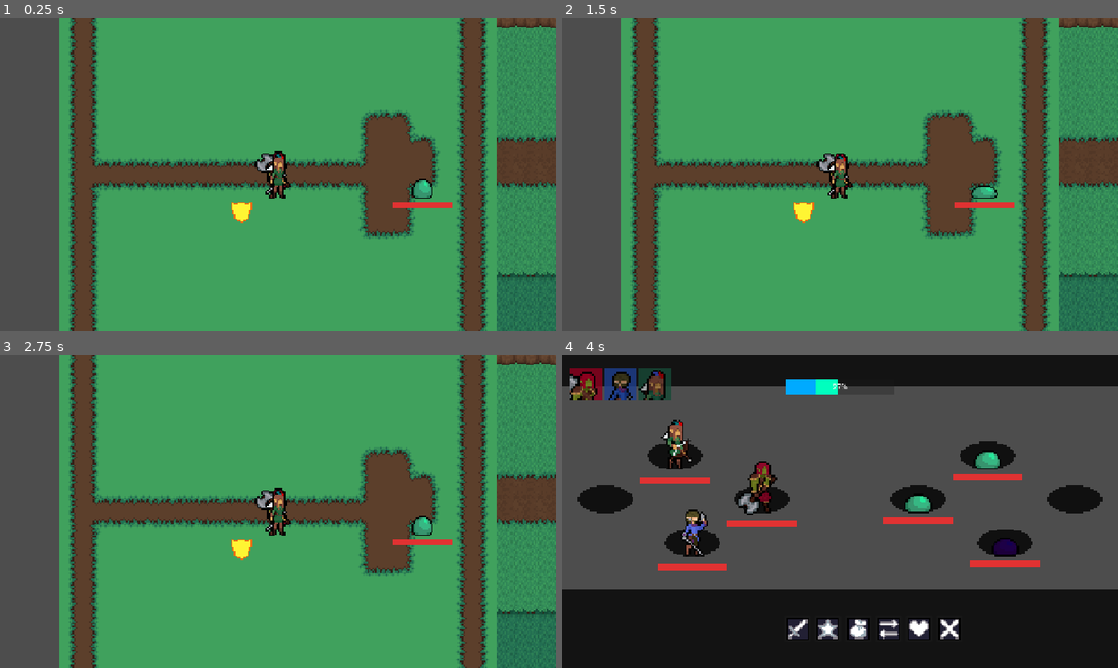
Above: before the commit, frames 1-4 (two rows, left to right).
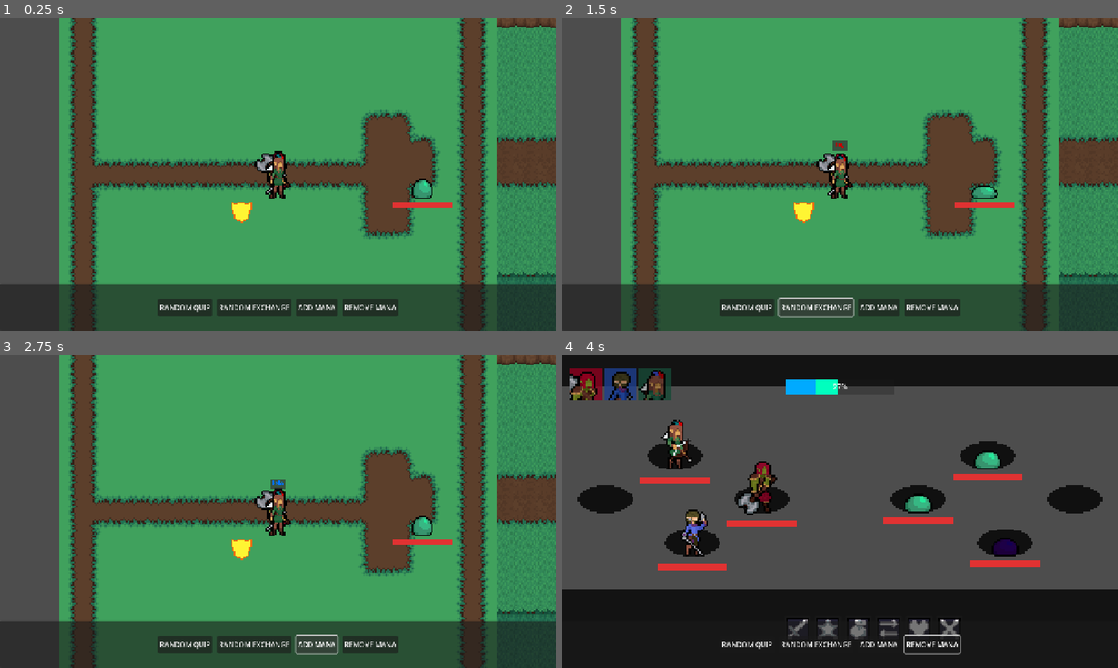
Above: after the commit, the same moments.

Repository: articrus/PROJECT_STARDUST
Game: Godot game, scene res://areas/test_level.tscn
Same seed, same stepped clock (60 frames per second), same inputs: the game is played once before the commit and once after it.
Inputs (mouse positions are in pixels of both pictures, inside the frame that each line leads up to):
- Up to frame 1 (0.25 s): no input
- Up to frame 2 (1.5 s): click (745, 305) at 0.5 s, where only the run after the commit has a clickable "RANDOM QUIP"; click (817, 305) at 1.25 s, where only the run after the commit has a clickable "RANDOM EXCHANGE"
- Up to frame 3 (2.75 s): click (316, 642) at 2 s, where only the run after the commit has a clickable "ADD MANA"
- Up to frame 4 (4 s): click (934, 642) at 2.75 s, where only the run after the commit has a clickable "REMOVE MANA"; move the mouse to (962, 495) at 3.52 s; hold D (move_right) from 3.53 s (still down); click (962, 495) at 3.6 s

The runs differ from the first frame. In frame 1, 15% of the frame differs, in the area x 0-100%, y 85-100%; in frame 2, 15%, in the area x 0-100%, y 39-100%; in frame 3, 15%; in frame 4, 1.3%.

Commit message:
Update to Dialogue System
-Implementing JSON file reading to ease the reading/creation/editing dialogue lines
-Currently can read and add for standard quips for players, need to implement for the dialogue manager's two-party lines (RED_GRN, RED_BLU, GRN_BLU, ect.)

Diff:
--- a/areas/test_level.tscn
+++ b/areas/test_level.tscn
@@ -142,7 +142,6 @@
 texture = ExtResource("3_tjibp")
 
 [node name="CanvasLayer" type="CanvasLayer" parent="."]
-visible = false
 
 [node name="TestUI" type="Control" parent="CanvasLayer"]
 layout_mode = 3
@@ -194,6 +193,7 @@
 layout_mode = 2
 text = "REMOVE MANA"
 
+[connection signal="pressed" from="CanvasLayer/TestUI/Panel/HBoxContainer/QuipButton" to="CanvasLayer/TestUI" method="_on_quip_button_pressed"]
 [connection signal="pressed" from="CanvasLayer/TestUI/Panel/HBoxContainer/ChatButton" to="CanvasLayer/TestUI" method="_on_chat_button_pressed"]
 [connection signal="pressed" from="CanvasLayer/TestUI/Panel/HBoxContainer/ManaAdd" to="CanvasLayer/TestUI" method="_on_mana_add_pressed"]
 [connection signal="pressed" from="CanvasLayer/TestUI/Panel/HBoxContainer/ManaRem" to="CanvasLayer/TestUI" method="_on_mana_rem_pressed"]
--- a/characters/enemies/new_slime.tscn
+++ b/characters/enemies/new_slime.tscn
@@ -49,6 +49,7 @@
 [node name="CharacterEssentials" parent="." instance=ExtResource("13_hm4ux")]
 voice = ExtResource("4_v2bpy")
 quips = ExtResource("3_4pilr")
+text_color = Color(1, 1, 1, 1)
 
 [node name="DialogueMarker" parent="CharacterEssentials" index="0"]
 position = Vector2(0, -2)
--- a/characters/enemies/slime.tscn
+++ b/characters/enemies/slime.tscn
@@ -48,6 +48,7 @@
 [node name="CharacterEssentials" parent="." instance=ExtResource("13_aodrb")]
 voice = ExtResource("4_tt4in")
 quips = ExtResource("3_7gskj")
+text_color = Color(1, 1, 1, 1)
 
 [node name="DialogueMarker" parent="CharacterEssentials" index="0"]
 position = Vector2(0, -2)
--- a/characters/players/blu_player.tscn
+++ b/characters/players/blu_player.tscn
@@ -30,6 +30,7 @@
 [node name="CharacterEssentials" parent="." instance=ExtResource("9_3p33f")]
 voice = ExtResource("3_a7ju7")
 quips = ExtResource("2_auu6t")
+text_color = Color(0, 0.4509804, 1, 1)
 
 [node name="DialogueMarker" parent="CharacterEssentials" index="0"]
 position = Vector2(0, -18)
--- a/characters/players/grn_player.tscn
+++ b/characters/players/grn_player.tscn
@@ -29,6 +29,7 @@
 [node name="CharacterEssentials" parent="." instance=ExtResource("9_sj85k")]
 voice = ExtResource("7_5locy")
 quips = ExtResource("9_5locy")
+text_color = Color(0, 0.7058824, 0, 1)
 
 [node name="DialogueMarker" parent="CharacterEssentials" index="0"]
 position = Vector2(0, -18)
--- a/characters/players/red_player.tscn
+++ b/characters/players/red_player.tscn
@@ -28,6 +28,7 @@
 [node name="CharacterEssentials" parent="." instance=ExtResource("9_pddfh")]
 voice = ExtResource("7_ty7vw")
 quips = ExtResource("2_ejs2h")
+text_color = Color(0.78431374, 0, 0, 1)
 
 [node name="DialogueMarker" parent="CharacterEssentials" index="0"]
 position = Vector2(0, -19)
--- a/dialogue/player_quips/adrikel.tres
+++ b/dialogue/player_quips/adrikel.tres
@@ -1,10 +1,10 @@
-[gd_resource type="Resource" script_class="Dialogue_Tree" load_steps=2 format=3 uid="uid://duawik2hq45oa"]
+[gd_resource type="Resource" script_class="Character_Quips" load_steps=2 format=3 uid="uid://duawik2hq45oa"]
 
 [ext_resource type="Script" uid="uid://b7uwnj8w45sb4" path="res://scripts/dialogue/character_quips.gd" id="1_s7q71"]
 
 [resource]
 script = ExtResource("1_s7q71")
-text_color = Color(0.78431374, 0, 0, 1)
+battle_start = ["", null, null]
 skip_quotes = Array[String](["I must wait", "Not yet", "Hold...", "Patience", "I must get ready", "Next turn"])
 crit_quotes = Array[String](["*snort*", "Raaaah!", "I feel alive!", "Cower babies!", "Ha-ha-ha!"])
 metadata/_custom_type_script = "uid://b7uwnj8w45sb4"
--- a/dialogue/player_quips/crescent.tres
+++ b/dialogue/player_quips/crescent.tres
@@ -1,4 +1,4 @@
-[gd_resource type="Resource" script_class="Dialogue_Tree" load_steps=2 format=3 uid="uid://cu76856g8h5yh"]
+[gd_resource type="Resource" script_class="Character_Quips" load_steps=2 format=3 uid="uid://cu76856g8h5yh"]
 
 [ext_resource type="Script" uid="uid://b7uwnj8w45sb4" path="res://scripts/dialogue/character_quips.gd" id="1_fwtld"]
 
--- a/dialogue/player_quips/valeria.tres
+++ b/dialogue/player_quips/valeria.tres
@@ -1,4 +1,4 @@
-[gd_resource type="Resource" script_class="Dialogue_Tree" load_steps=2 format=3 uid="uid://bc88swfiy80jr"]
+[gd_resource type="Resource" script_class="Character_Quips" load_steps=2 format=3 uid="uid://bc88swfiy80jr"]
 
 [ext_resource type="Script" uid="uid://b7uwnj8w45sb4" path="res://scripts/dialogue/character_quips.gd" id="1_er4dl"]
 
--- /dev/null
+++ b/dialogue/players/individual/blu_quips.json
@@ -0,0 +1,5 @@
+{
+	"B_START": ["Showtime folks!", "En garde!", "Let's do this quickly!", "Get ready!"],
+	"CRIT": ["I never miss", "Arrivederci", "Caio bello", "Facile", "Had enough?"],
+	"SKIP": ["Pass", "Attend...", "Aspettare...", "Eh... No", "Yeah... Pass", "Give me a moment..."]
+}
--- /dev/null
+++ b/dialogue/players/individual/grn_quips.json
@@ -0,0 +1,5 @@
+{
+	"B_START": ["Targets spotted!", "Incomming!", "Look out!", "Cover me!"],
+	"CRIT": ["I never miss", "Bullseye", "Perfetto", "Did that with my eyes closed", "Hah!"],
+	"SKIP": ["Just skip me", "I need a better opening", "Hold on...", "Aspettare", "Cover me", "Not yet..."]
+}
--- /dev/null
+++ b/dialogue/players/individual/red_quips.json
@@ -0,0 +1,5 @@
+{
+	"B_START": ["Positions!", "Get ready!", "Raaaaaaagh!", "Is time to fight!"],
+	"CRIT": ["Hahaha!", "I feel alive!", "Cry some more!", "*snort*", "Cower babies!"],
+	"SKIP": ["I must wait", "Not yet", "Hold...", "Patience", "I must be ready", "Next turn..."]
+}
--- /dev/null
+++ b/scripts/classes/json_strings.gd
@@ -0,0 +1,7 @@
+extends Node
+class_name JSON_Strings
+
+# Player Dialogue
+const red_quips_path = "res://dialogue/players/individual/red_quips.json"
+const grn_quips_path = "res://dialogue/players/individual/grn_quips.json"
+const blu_quips_path = "res://dialogue/players/individual/blu_quips.json"
--- a/scripts/dialogue/char_dialogue_tree.gd
+++ b/scripts/dialogue/char_dialogue_tree.gd
@@ -1,4 +1,4 @@
 extends Resource
 class_name Character_Dialogue_Tree
 
-@export var passive_dialogue: Array[Dialogue_Line]
+@export var passive_dialogue: Array[Dialogue_Collection]
--- a/scripts/dialogue/character_quips.gd
+++ b/scripts/dialogue/character_quips.gd
@@ -1,16 +1,21 @@
 extends Resource
 class_name Character_Quips
-# The color of the character's text
-@export var text_color : Color = Color.WHITE
 # An array of skip quotes
-@export var skip_quotes : Array[String]
-@export var crit_quotes : Array[String]
+@export var battle_start: = []
+@export var skip_quotes: = []
+@export var crit_quotes: = []
 
 # Returns a random skip quote
 func _get_skip_quote() -> String:
 	var rand = randi_range(0, skip_quotes.size()-1)
 	return skip_quotes[rand]
 
+# Returns a random crit quote
 func _get_crit_quote() -> String:
 	var rand = randi_range(0, crit_quotes.size()-1)
 	return crit_quotes[rand]
+
+# Returns a random battle start quote
+func _get_battle_start_quote() -> String:
+	var rand = randi_range(0, battle_start.size()-1)
+	return battle_start[rand]
--- /dev/null
+++ b/scripts/dialogue/dialogue_collection.gd
@@ -0,0 +1,4 @@
+extends Resource
+class_name Dialogue_Collection
+
+@export var dialogue_lines: Array[Dialogue_Line]
--- /dev/null
+++ b/scripts/dialogue/dialogue_parser.gd
@@ -0,0 +1,44 @@
+extends Node
+class_name Dialogue_Parser
+# Written By: Gianni Coladonato
+# Date Created / Modified: 27-02-2026 / 27-02-2026
+
+static func _get_player_quip_lines(player: enums.PLAYERS) -> Character_Quips:
+	var quips: Character_Quips = Character_Quips.new()
+	match player:
+		enums.PLAYERS.RED:
+			quips = _create_quips_from_json(JSON_Strings.red_quips_path)
+		enums.PLAYERS.ORG:
+			pass
+		enums.PLAYERS.YLW:
+			pass
+		enums.PLAYERS.GRN:
+			quips = _create_quips_from_json(JSON_Strings.grn_quips_path)
+		enums.PLAYERS.BLU:
+			quips = _create_quips_from_json(JSON_Strings.blu_quips_path)
+		enums.PLAYERS.PUR:
+			pass
+	return quips
+
+static func _create_quips_from_json(path: String) -> Character_Quips:
+	var quips: Character_Quips = Character_Quips.new()
+	var lines = _load_json_file(path)
+	if lines != null:
+		quips.battle_start = lines["B_START"]
+		quips.crit_quotes = lines["CRIT"]
+		quips.skip_quotes = lines["SKIP"]
+	return quips
+
+# Loads the JSON file
+static func _load_json_file(path: String):
+	if FileAccess.file_exists(path):
+		var data = FileAccess.open(path, FileAccess.READ)
+		var parsed_result = JSON.parse_string(data.get_as_text())
+		if parsed_result is Dictionary:
+			return parsed_result
+		else:
+			print("ERROR: FILE IN INCORRECT FORMAT")
+			return null
+	else:
+		print("ERROR: FILE NOT FOUND")
+		return null
--- a/scripts/dialogue/two_character_lines/GRN_BLU.tres
+++ b/scripts/dialogue/two_character_lines/GRN_BLU.tres
@@ -1,27 +1,33 @@
-[gd_resource type="Resource" script_class="Character_Dialogue_Tree" load_steps=6 format=3 uid="uid://scdbgp0l1lrf"]
+[gd_resource type="Resource" script_class="Character_Dialogue_Tree" load_steps=8 format=3 uid="uid://scdbgp0l1lrf"]
 
+[ext_resource type="Script" uid="uid://dnpnvf2tqaswh" path="res://scripts/dialogue/dialogue_collection.gd" id="1_3rmyj"]
 [ext_resource type="Script" uid="uid://claymc10c1d6h" path="res://scripts/dialogue/dialogue_line.gd" id="1_5p5i8"]
 [ext_resource type="Script" uid="uid://cb1sj4vo1bow6" path="res://scripts/dialogue/char_dialogue_tree.gd" id="2_3rmyj"]
-
-[sub_resource type="Resource" id="Resource_5p5i8"]
-script = ExtResource("1_5p5i8")
-player_type = 3
-text = "Hey Crescent"
-metadata/_custom_type_script = "uid://claymc10c1d6h"
-
-[sub_resource type="Resource" id="Resource_3rmyj"]
-script = ExtResource("1_5p5i8")
-player_type = 4
-text = "Yeah?"
-metadata/_custom_type_script = "uid://claymc10c1d6h"
 
 [sub_resource type="Resource" id="Resource_ii4n8"]
 script = ExtResource("1_5p5i8")
 player_type = 3
-text = "Stop stealing my lines"
+text = "You're annoying"
 metadata/_custom_type_script = "uid://claymc10c1d6h"
+
+[sub_resource type="Resource" id="Resource_g1sdx"]
+script = ExtResource("1_5p5i8")
+player_type = 4
+text = "Pfft"
+metadata/_custom_type_script = "uid://claymc10c1d6h"
+
+[sub_resource type="Resource" id="Resource_xaiwq"]
+script = ExtResource("1_5p5i8")
+player_type = 3
+text = "Shut up"
+metadata/_custom_type_script = "uid://claymc10c1d6h"
+
+[sub_resource type="Resource" id="Resource_qsr75"]
+script = ExtResource("1_3rmyj")
+dialogue_lines = Array[ExtResource("1_5p5i8")]([SubResource("Resource_ii4n8"), SubResource("Resource_g1sdx"), SubResource("Resource_xaiwq")])
+metadata/_custom_type_script = "uid://dnpnvf2tqaswh"
 
 [resource]
 script = ExtResource("2_3rmyj")
-passive_dialogue = Array[ExtResource("1_5p5i8")]([SubResource("Resource_5p5i8"), SubResource("Resource_3rmyj"), SubResource("Resource_ii4n8")])
+passive_dialogue = Array[ExtResource("1_3rmyj")]([SubResource("Resource_qsr75")])
 metadata/_custom_type_script = "uid://cb1sj4vo1bow6"
--- a/scripts/dialogue/two_character_lines/RED_BLU.tres
+++ b/scripts/dialogue/two_character_lines/RED_BLU.tres
@@ -1,26 +1,31 @@
-[gd_resource type="Resource" script_class="Character_Dialogue_Tree" load_steps=6 format=3 uid="uid://408foyalqaxt"]
+[gd_resource type="Resource" script_class="Character_Dialogue_Tree" load_steps=8 format=3 uid="uid://408foyalqaxt"]
 
+[ext_resource type="Script" uid="uid://dnpnvf2tqaswh" path="res://scripts/dialogue/dialogue_collection.gd" id="1_4qg8d"]
 [ext_resource type="Script" uid="uid://claymc10c1d6h" path="res://scripts/dialogue/dialogue_line.gd" id="1_scnaj"]
 [ext_resource type="Script" uid="uid://cb1sj4vo1bow6" path="res://scripts/dialogue/char_dialogue_tree.gd" id="2_4qg8d"]
 
-[sub_resource type="Resource" id="Resource_scnaj"]
+[sub_resource type="Resource" id="Resource_4qg8d"]
+script = ExtResource("1_scnaj")
+text = "Hey"
+metadata/_custom_type_script = "uid://claymc10c1d6h"
+
+[sub_resource type="Resource" id="Resource_g1pbq"]
 script = ExtResource("1_scnaj")
 player_type = 4
-text = "Are we stopping for food? I'm kinda hingry"
+text = "Hello"
 metadata/_custom_type_script = "uid://claymc10c1d6h"
 
-[sub_resource type="Resource" id="Resource_4qg8d"]
+[sub_resource type="Resource" id="Resource_17c23"]
 script = ExtResource("1_scnaj")
-text = "I can kill boar if you want"
+text = "Goodbye"
 metadata/_custom_type_script = "uid://claymc10c1d6h"
 
 [sub_resource type="Resource" id="Resource_gq56y"]
-script = ExtResource("1_scnaj")
-player_type = 4
-text = "I... Nevermind"
-metadata/_custom_type_script = "uid://claymc10c1d6h"
+script = ExtResource("1_4qg8d")
+dialogue_lines = Array[ExtResource("1_scnaj")]([SubResource("Resource_4qg8d"), SubResource("Resource_g1pbq"), SubResource("Resource_17c23")])
+metadata/_custom_type_script = "uid://dnpnvf2tqaswh"
 
 [resource]
 script = ExtResource("2_4qg8d")
-passive_dialogue = Array[ExtResource("1_scnaj")]([SubResource("Resource_scnaj"), SubResource("Resource_4qg8d"), SubResource("Resource_gq56y")])
+passive_dialogue = Array[ExtResource("1_4qg8d")]([SubResource("Resource_gq56y"), null])
 metadata/_custom_type_script = "uid://cb1sj4vo1bow6"
--- a/scripts/dialogue/two_character_lines/RED_GRN.tres
+++ b/scripts/dialogue/two_character_lines/RED_GRN.tres
@@ -1,25 +1,32 @@
-[gd_resource type="Resource" script_class="Character_Dialogue_Tree" load_steps=6 format=3 uid="uid://dfrderghd3kpn"]
+[gd_resource type="Resource" script_class="Character_Dialogue_Tree" load_steps=8 format=3 uid="uid://dfrderghd3kpn"]
 
 [ext_resource type="Script" uid="uid://claymc10c1d6h" path="res://scripts/dialogue/dialogue_line.gd" id="1_6js8j"]
+[ext_resource type="Script" uid="uid://dnpnvf2tqaswh" path="res://scripts/dialogue/dialogue_collection.gd" id="1_x01gr"]
 [ext_resource type="Script" uid="uid://cb1sj4vo1bow6" path="res://scripts/dialogue/char_dialogue_tree.gd" id="2_x01gr"]
-
-[sub_resource type="Resource" id="Resource_6js8j"]
-script = ExtResource("1_6js8j")
-text = "Valeria, why do you use shovel?"
-metadata/_custom_type_script = "uid://claymc10c1d6h"
-
-[sub_resource type="Resource" id="Resource_x01gr"]
-script = ExtResource("1_6js8j")
-player_type = 3
-text = "I can use it to dig holes"
-metadata/_custom_type_script = "uid://claymc10c1d6h"
 
 [sub_resource type="Resource" id="Resource_axg65"]
 script = ExtResource("1_6js8j")
-text = "I see"
+player_type = 3
+text = "Heyo"
 metadata/_custom_type_script = "uid://claymc10c1d6h"
+
+[sub_resource type="Resource" id="Resource_37y4g"]
+script = ExtResource("1_6js8j")
+text = "Yeah?"
+metadata/_custom_type_script = "uid://claymc10c1d6h"
+
+[sub_resource type="Resource" id="Resource_f06j5"]
+script = ExtResource("1_6js8j")
+player_type = 3
+text = "Nothing"
+metadata/_custom_type_script = "uid://claymc10c1d6h"
+
+[sub_resource type="Resource" id="Resource_s1r2h"]
+script = ExtResource("1_x01gr")
+dialogue_lines = Array[ExtResource("1_6js8j")]([SubResource("Resource_axg65"), SubResource("Resource_37y4g"), SubResource("Resource_f06j5")])
+metadata/_custom_type_script = "uid://dnpnvf2tqaswh"
 
 [resource]
 script = ExtResource("2_x01gr")
-passive_dialogue = Array[ExtResource("1_6js8j")]([SubResource("Resource_6js8j"), SubResource("Resource_x01gr"), SubResource("Resource_axg65")])
+passive_dialogue = Array[ExtResource("1_x01gr")]([SubResource("Resource_s1r2h")])
 metadata/_custom_type_script = "uid://cb1sj4vo1bow6"
--- a/scripts/general/character_essentials.gd
+++ b/scripts/general/character_essentials.gd
@@ -1,13 +1,14 @@
 extends Node2D
 class_name Character_Essentials
 # Written By: Gianni Coladonato
-# Date Created / Modified: Sometime in 2025 / 30-01-2026
+# Date Created / Modified: Sometime in 2025 / 27-02-2026
 @onready var dialogue_pos = $DialogueMarker
 @onready var dmg_pos = $DamageMarker
 @onready var hit_pos = $HitMarker
 # Voice and Quips
 @export var voice: AudioStream
 @export var quips: Character_Quips
+@export var text_color: Color
 
 func _get_dmg_pos() -> Vector2:
 	return dmg_pos.global_position
@@ -17,3 +18,6 @@
 
 func _get_hit_pos() -> Vector2:
 	return hit_pos.global_position
+
+func _load_player_quips(pending_quips: Character_Quips) -> void:
+	quips = pending_quips
--- a/scripts/managers/battle_scene/battle_manager.gd
+++ b/scripts/managers/battle_scene/battle_manager.gd
@@ -398,6 +398,7 @@
 		var new_player = GameManager.player_templates[player_type].instantiate()
 		call_deferred("_add_child_to_party_node", new_player)
 		new_player.pending_data = GameManager.player_data_saves[player_type].duplicate(true)
+		new_player.pending_quips = Dialogue_Parser._get_player_quip_lines(player_type)
 		_add_entry_to_dictionary(new_player) # New Things
 	await get_tree().process_frame
 	_scene_set_up()
--- a/scripts/managers/dialogue_manager.gd
+++ b/scripts/managers/dialogue_manager.gd
@@ -1,26 +1,43 @@
 extends Node
 # Written By: Gianni Coladonato
-# Date Created / Modified: 20-11-2025 / 10-02-2026
+# Date Created / Modified: 20-11-2025 / 23-02-2026
 @onready var dialogue_label: PackedScene = preload("res://ui/text/floating_text.tscn")
 @onready var two_char_key = {
 	"RED_GRN": preload("res://scripts/dialogue/two_character_lines/RED_GRN.tres"),
 	"RED_BLU": preload("res://scripts/dialogue/two_character_lines/RED_BLU.tres"),
 	"GRN_BLU": preload("res://scripts/dialogue/two_character_lines/GRN_BLU.tres")
 }
+
+# Display dialogue line
 func _display_dialogue(text: String, actor: Node2D) -> void:
 	var text_box = dialogue_label.instantiate()
 	text_box.scale = Vector2(0.1, 0.1)
 	actor.add_child(text_box)
 	text_box.global_position = actor.essentials._get_dialogue_pos() # Dialogue box position
-	text_box._display_text(text, actor.essentials.voice, actor.essentials.quips.text_color)
+	text_box._display_text(text, actor.essentials.voice, actor.essentials.text_color)
 
+# For two character dialogue, waits for a signal before displaying the next line
 func _two_chara_dialogue(actorA: Node2D, actorB: Node2D, key: String) -> void:
 	var dialogue_lines = two_char_key[key]
-	for line in dialogue_lines.passive_dialogue:
+	var dialogue = dialogue_lines.passive_dialogue[0] #For now just use zero
+	for line in dialogue.dialogue_lines:
 		if line.player_type == actorA.player_type:
 			_display_dialogue(line.text, actorA)
 		else:
 			_display_dialogue(line.text, actorB)
+		await Signalbus.text_finished
+
+# For whole party/three character dialogue
+func _threee_chara_dialogue(actorA: Node2D, actorB: Node2D, actorC: Node2D, key: String) -> void:
+	var dialogue_lines = two_char_key[key]
+	var dialogue = dialogue_lines.passive_dialogue[0] #For now just use zero
+	for line in dialogue.dialogue_lines:
+		if line.player_type == actorA.player_type:
+			_display_dialogue(line.text, actorA)
+		elif line.player_type == actorB.player_type:
+			_display_dialogue(line.text, actorB)
+		else:
+			_display_dialogue(line.text, actorC)
 		await Signalbus.text_finished
 
 func _skip_quip(actor: Node2D) -> void:
--- a/scripts/managers/party_manager.gd
+++ b/scripts/managers/party_manager.gd
@@ -1,6 +1,6 @@
 extends Node2D
 # Written By: Gianni Coladonato
-# Date Created / Modified: 24-10-2025 / 12-02-2026
+# Date Created / Modified: 24-10-2025 / 27-02-2026
 @onready var core = $CORE
 # The current party, the character at 0 is the leader/in control
 @export var party = []
@@ -17,6 +17,7 @@
 		call_deferred("add_child", new_player)
 		party.append(new_player)
 		new_player.pending_data = GameManager.player_data_saves[player_type].duplicate(true)
+		new_player.pending_quips = Dialogue_Parser._get_player_quip_lines(player_type)
 	party[0].current_state = enums.PLAYER_CONTROL_STATUS.CONTROLLED
 	core._add_followers(party)
 
--- a/scripts/player/player_controller.gd
+++ b/scripts/player/player_controller.gd
@@ -1,6 +1,6 @@
 extends Node2D
 # Written By: Gianni Coladonato
-# Date Created / Modified : 04-10-2025 / 12-02-2026
+# Date Created / Modified : 04-10-2025 / 27-02-2026
 # Scene Components
 @onready var animation_node = $PlayerAnimationNode
 @onready var char_stats = $Character
@@ -18,6 +18,7 @@
 @export var player_type: enums.PLAYERS
 # Other Vars
 var pending_data
+var pending_quips
 # Follower variables
 var ACCELERATION: float
 var FRICTION: float
@@ -28,6 +29,7 @@
 
 func _ready() -> void:
 	char_stats._load_player_data(pending_data)
+	essentials._load_player_quips(pending_quips)
 	char_stats.hp_changed.connect(actor_ui._update_hp_bar)
 	actor_ui._inital_values(char_stats)
 	actor_ui.visible = false
--- a/scripts/test/test_ui.gd
+++ b/scripts/test/test_ui.gd
@@ -8,3 +8,17 @@
 
 func _on_chat_button_pressed() -> void:
 	Signalbus.temp_do_chatter.emit()
+
+func _on_quip_button_pressed() -> void:
+	var quips: Character_Quips = Dialogue_Parser._get_player_quip_lines(enums.PLAYERS.RED)
+	print(quips.battle_start)
+	print(quips.crit_quotes)
+	print(quips.skip_quotes)
+	quips = Dialogue_Parser._get_player_quip_lines(enums.PLAYERS.GRN)
+	print(quips.battle_start)
+	print(quips.crit_quotes)
+	print(quips.skip_quotes)
+	quips = Dialogue_Parser._get_player_quip_lines(enums.PLAYERS.BLU)
+	print(quips.battle_start)
+	print(quips.crit_quotes)
+	print(quips.skip_quotes)
Not shown, added: scripts/classes/json_strings.gd.uid
Not shown, added: scripts/dialogue/dialogue_collection.gd.uid
Not shown, added: scripts/dialogue/dialogue_parser.gd.uid
